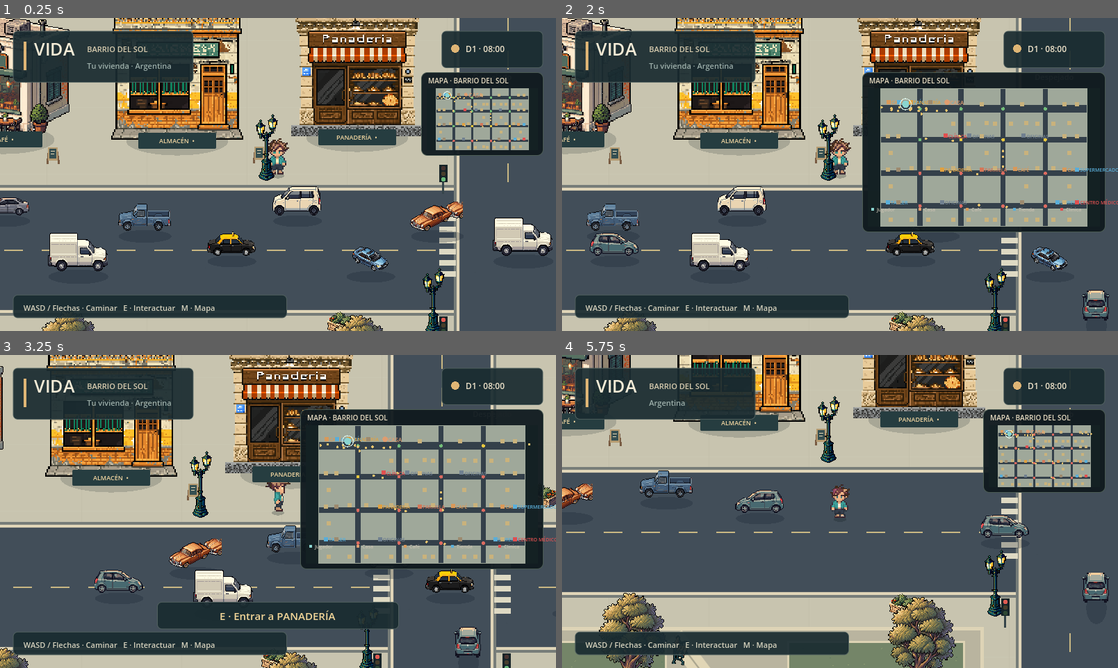
Above: before the commit, frames 1-4 (two rows, left to right).
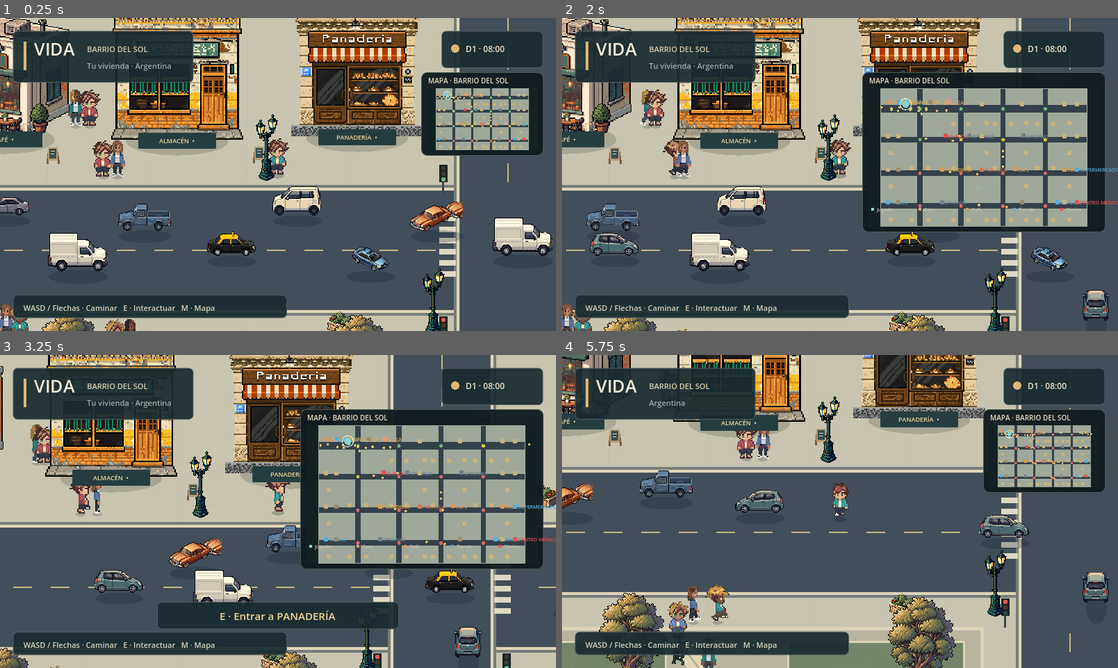
Above: after the commit, the same moments.

Repository: AgustinWojtyszyn/Life--simulador-de-vida
Game: Godot game, scene res://scenes/playground.tscn
The game is run twice, just before and just after one commit, with the same random seed, the same clock (stepped at 60 frames per second) and the same inputs. This scene is started directly instead of the project's main scene.
Inputs (mouse positions are in pixels of both pictures, inside the frame that each line leads up to):
- Up to frame 1 (0.25 s): no input
- Up to frame 2 (2 s): drag from (1045, 115) to (895, 105) at 0.52 s; drag from (728, 190) to (812, 237) at 1.27 s
- Up to frame 3 (3.25 s): move the mouse to (333, 442) at 2.02 s; hold D (move_right) 2.03-2.75 s; tap E (interact) at 2.1 s; drag from (250, 574) to (111, 464) at 2.77 s
- Up to frame 4 (5.75 s): move the mouse to (1006, 558) at 3.52 s; hold A (move_left) 3.53-4.25 s; tap E (interact) at 3.6, 5.1 s; drag from (673, 464) to (756, 433) at 4.27 s; move the mouse to (867, 511) at 5.02 s; hold S (move_down) from 5.03 s (still down); click (867, 511) at 5.17 s

The runs differ from the first frame. In frame 1, 1.5% of the frame differs, in the area x 0-25%, y 22-100%; in frame 2, 1.1%; in frame 3, 0.7%; in frame 4, 1.5%.
Error before the commit: Parse Error: Member "velocity" redefined (original in native class 'CharacterBody2D') (res://scripts/city_walker.gd:12)

Commit message:
fix(player): animate eight-direction walking with stable ground pivots

Diff:
--- a/scripts/character_visual.gd
+++ b/scripts/character_visual.gd
@@ -17,6 +17,19 @@
 var activity_phase := 0.0
 var base_sprite_position := Vector2.ZERO
 var base_sprite_scale := Vector2.ONE
+const WALK_CYCLE_DISTANCE := 56.0
+var walk_cycles := {}
+
+func walk_cycle(direction: String) -> Array[Texture2D]:
+	var key := profile.gender + "/" + direction
+	if not walk_cycles.has(key):
+		var frames: Array[Texture2D] = []
+		var index := 0
+		while ResourceLoader.exists("res://assets/characters/%s/walk/%s_%d.png" % [profile.gender, direction, index]):
+			frames.append(load("res://assets/characters/%s/walk/%s_%d.png" % [profile.gender, direction, index]))
+			index += 1
+		walk_cycles[key] = frames
+	return walk_cycles[key]
 
 func _ready() -> void:
 	if profile == null:
@@ -44,7 +57,8 @@
 		facing = requested if ResourceLoader.exists("res://assets/characters/%s/%s.png" % [profile.gender, requested]) else (("east" if direction.x > 0 else "west") if absf(direction.x) > absf(direction.y) else ("south" if direction.y > 0 else "north"))
 	if traveled > 0.02:
 		distance_phase += traveled
-		set_art("walk", facing, int(distance_phase / 7.0) % 4)
+		var count := walk_cycle(facing).size()
+		set_art("walk", facing, int(distance_phase / WALK_CYCLE_DISTANCE * max(1, count)) % max(1, count))
 	else:
 		distance_phase = 0
 		reset_pose_transform()
@@ -85,6 +99,19 @@
 	var standing: Rect2 = bounds_cache[reference_path]
 	sprite.scale = Vector2.ONE * (52.0 / maxf(1, standing.size.y))
 	sprite.position = Vector2((texture.get_width() * 0.5 - rect.get_center().x) * sprite.scale.x, (texture.get_height() * 0.5 - rect.end.y) * sprite.scale.y)
+	if state == "walk":
+		# A cycle shares a pivot. Recentring every silhouette cancels the authored
+		# hip/foot motion, especially on vertical steps, and makes feet skate.
+		var cycle_key := profile.gender + "/walk/" + direction
+		if not bounds_cache.has(cycle_key):
+			var cycle_bounds := Rect2()
+			for art in walk_cycle(direction):
+				var used := Rect2(art.get_image().get_used_rect())
+				used.position -= art.get_size() * 0.5
+				cycle_bounds = used if not cycle_bounds.has_area() else cycle_bounds.merge(used)
+			bounds_cache[cycle_key] = cycle_bounds
+		var cycle_bounds: Rect2 = bounds_cache[cycle_key]
+		sprite.position = -Vector2(cycle_bounds.get_center().x, cycle_bounds.end.y) * sprite.scale
 	sprite.rotation = 0.0
 	if state == "seated":
 		sprite.scale.y *= 0.82
--- a/scripts/city_walker.gd
+++ b/scripts/city_walker.gd
@@ -9,7 +9,6 @@
 var route: Array[Vector2] = []
 var destination := 1
 var speed := 65.0
-var velocity := Vector2.ZERO
 var greeting_time := 0.0
 var wait_time := 0.0
 var indoor_time := 0.0
--- a/scripts/player.gd
+++ b/scripts/player.gd
@@ -63,7 +63,7 @@
 	if wave_time > 0:
 		visual.set_art("wave", "south", 0)
 	else:
-		visual.animate_motion(moved, moved.length())
+		visual.animate_motion(moved if moved.length_squared() > 0.001 else direction, moved.length())
 
 
 func _draw() -> void:
--- a/tests/movement_test.gd
+++ b/tests/movement_test.gd
@@ -51,6 +51,22 @@
 	check(player.velocity.length() <= 140.01, "Diagonal input must never exceed walking speed")
 	for i in 8: player._physics_process(1.0 / 60.0)
 	check(player.velocity.is_zero_approx(), "Player must stop cleanly after diagonal input")
+	for gender in ["male", "female"]:
+		var profile := PlayerProfile.new()
+		profile.gender = gender
+		player.visual.apply_profile(profile)
+		for direction in AssetOrientation.DIRECTIONS:
+			var frames_in_cycle: Array[Texture2D] = player.visual.walk_cycle(direction)
+			check(frames_in_cycle.size() >= 8, gender + " must animate eight frames toward " + direction)
+			var images := {}
+			for frame in frames_in_cycle: images[hash(frame.get_image().get_data())] = true
+			check(images.size() >= 4, "Walk cycles must contain distinct authored steps")
+			player.visual.animate_motion(AssetOrientation.vector(direction), 7.0)
+			check(player.visual.facing == direction and player.visual.pose == "walk", "Every compass direction must walk instead of falling back to idle")
+			player.visual.set_art("walk", direction, 0)
+			var pivot: Vector2 = player.visual.sprite.position
+			player.visual.set_art("walk", direction, 3)
+			check(player.visual.sprite.position.is_equal_approx(pivot), "Walking keeps its authored ground pivot")
 	var walker: CharacterBody2D = load("res://scripts/city_walker.gd").new()
 	walker.route.assign([Vector2(100, 100), Vector2(300, 100)])
 	walker.position = walker.route[0]
Binary file added: assets/characters/female/north-east.png
Not shown, added: assets/characters/female/north-east.png.import
Binary file added: assets/characters/female/north-west.png
Not shown, added: assets/characters/female/north-west.png.import
Binary file added: assets/characters/female/south-east.png
Not shown, added: assets/characters/female/south-east.png.import
Binary file added: assets/characters/female/south-west.png
Not shown, added: assets/characters/female/south-west.png.import
Binary file changed: assets/characters/female/walk/east_0.png
Binary file changed: assets/characters/female/walk/east_1.png
Binary file changed: assets/characters/female/walk/east_2.png
Binary file changed: assets/characters/female/walk/east_3.png
(and 220 more such lines)
